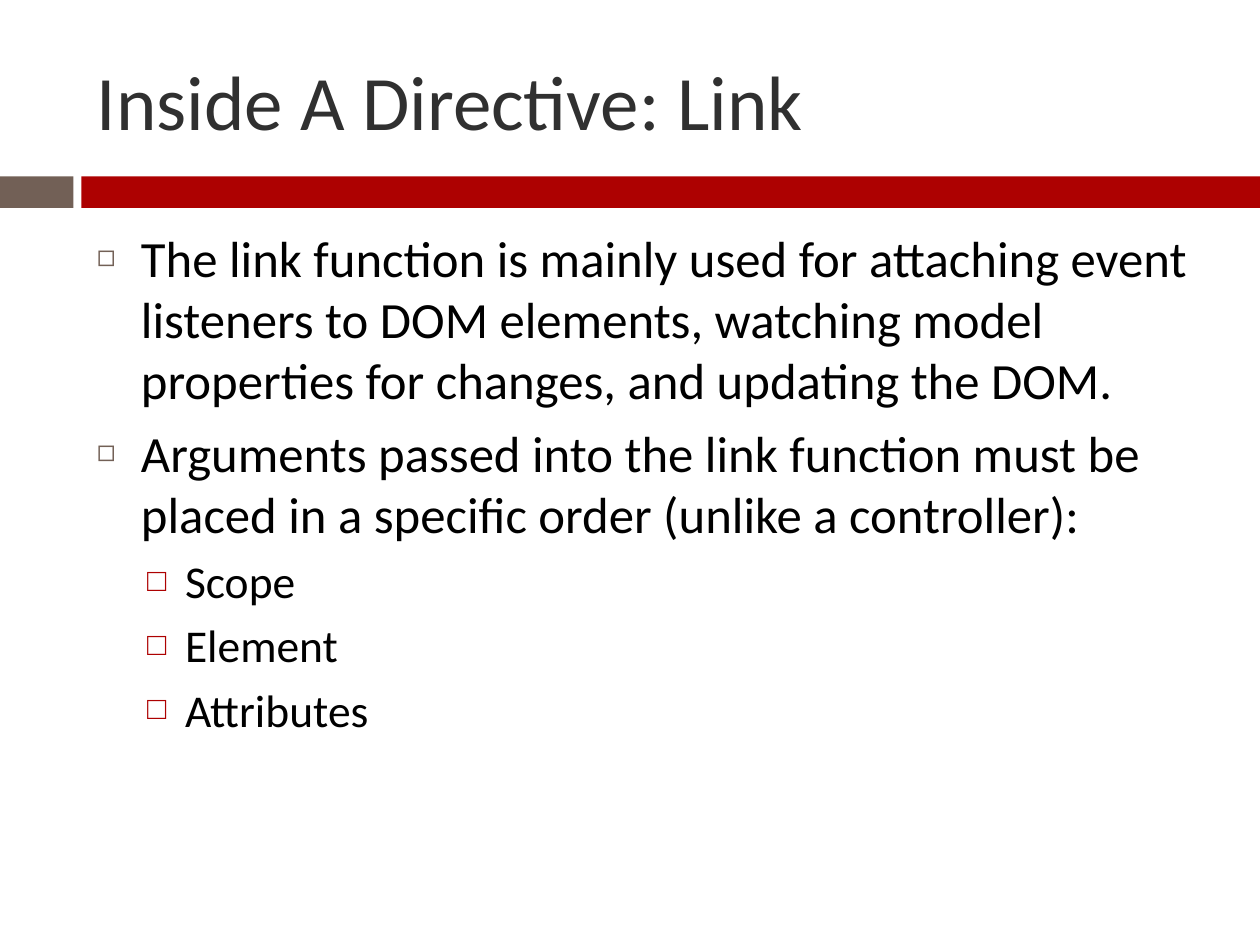
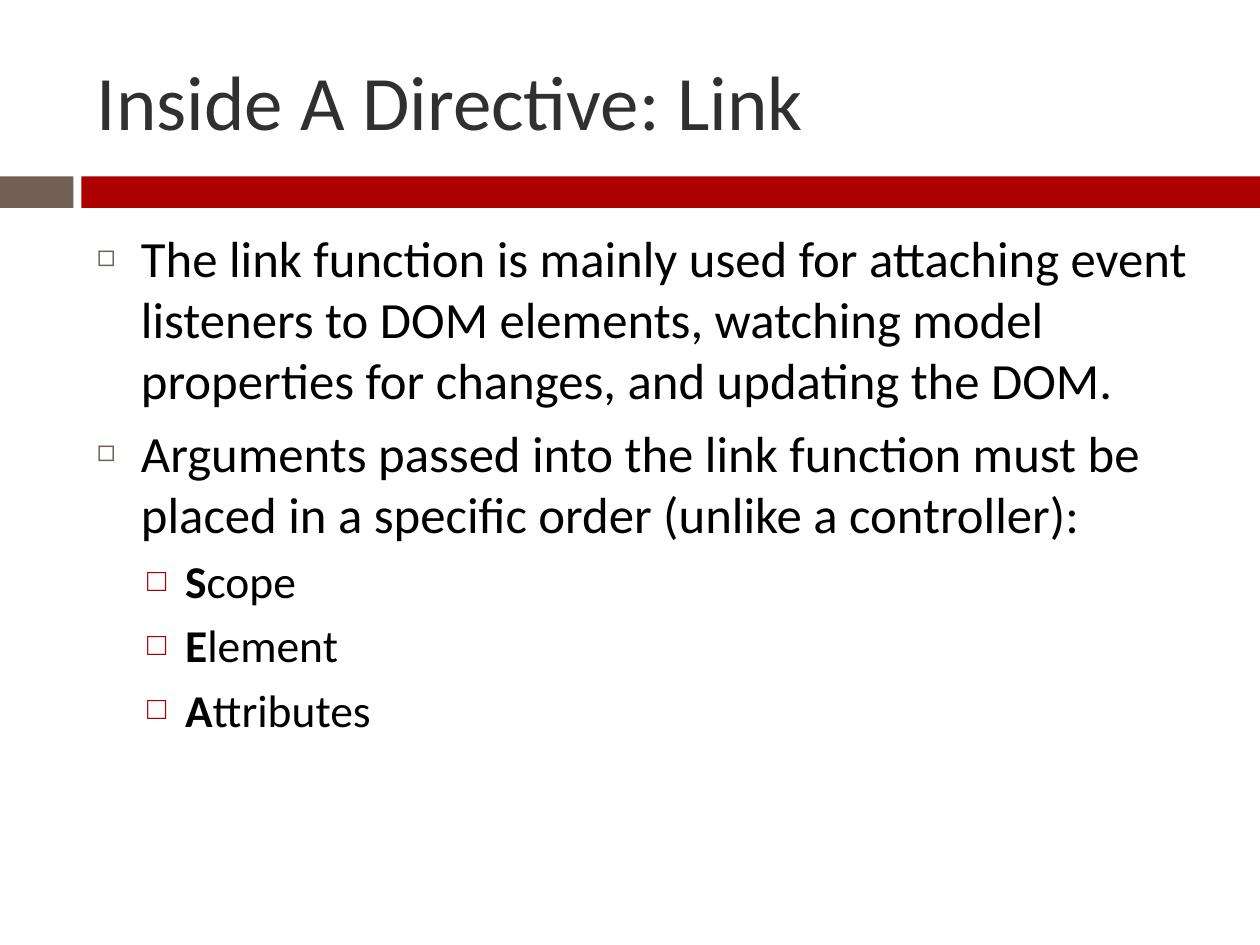
Before and after one commit to Zenitram-Oriaj/AngularJS_Directives, a slide deck: slide 16 of presentation/ajs_dir_presentation.pptx. Drawn at 1260x945 pixels with LibreOffice and Linux fonts; fonts in the diff are those of the drawing. Boxes give left, top, right and bottom in pixels: in the first picture for what was removed or moved away, otherwise in the second. Text is boxed around its words. In the diff, an @@ line names an element or a change of style, - is before the commit and + after.

```diff
--- a/presentation/ajs_dir_presentation.pptx
+++ b/presentation/ajs_dir_presentation.pptx
@@ text at box(185, 568, 371, 728): bold on in "Scope", "Element", "Attributes" @@
```
Also in this commit, not shown: 1 other slide changed, 1 slide added.
